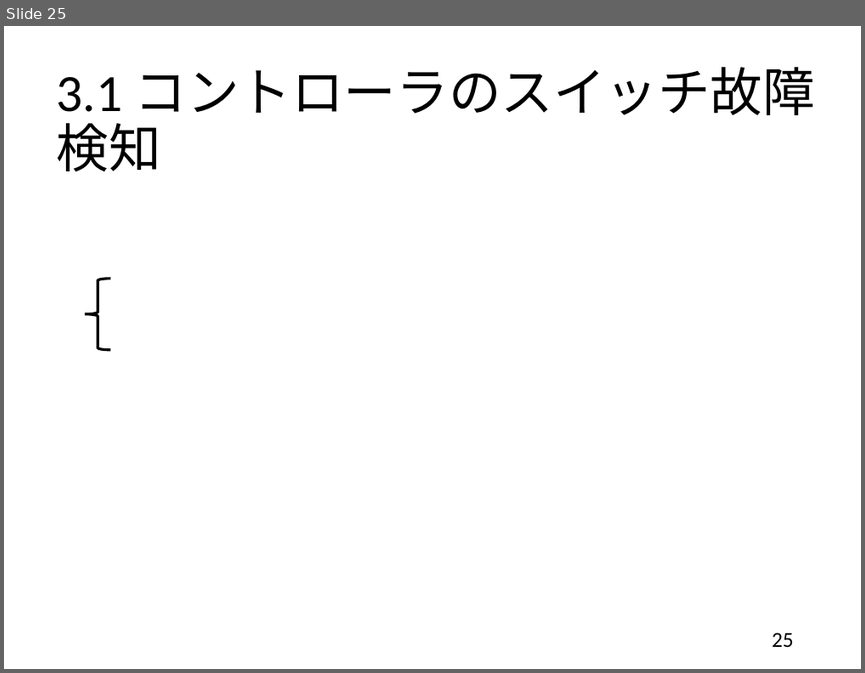
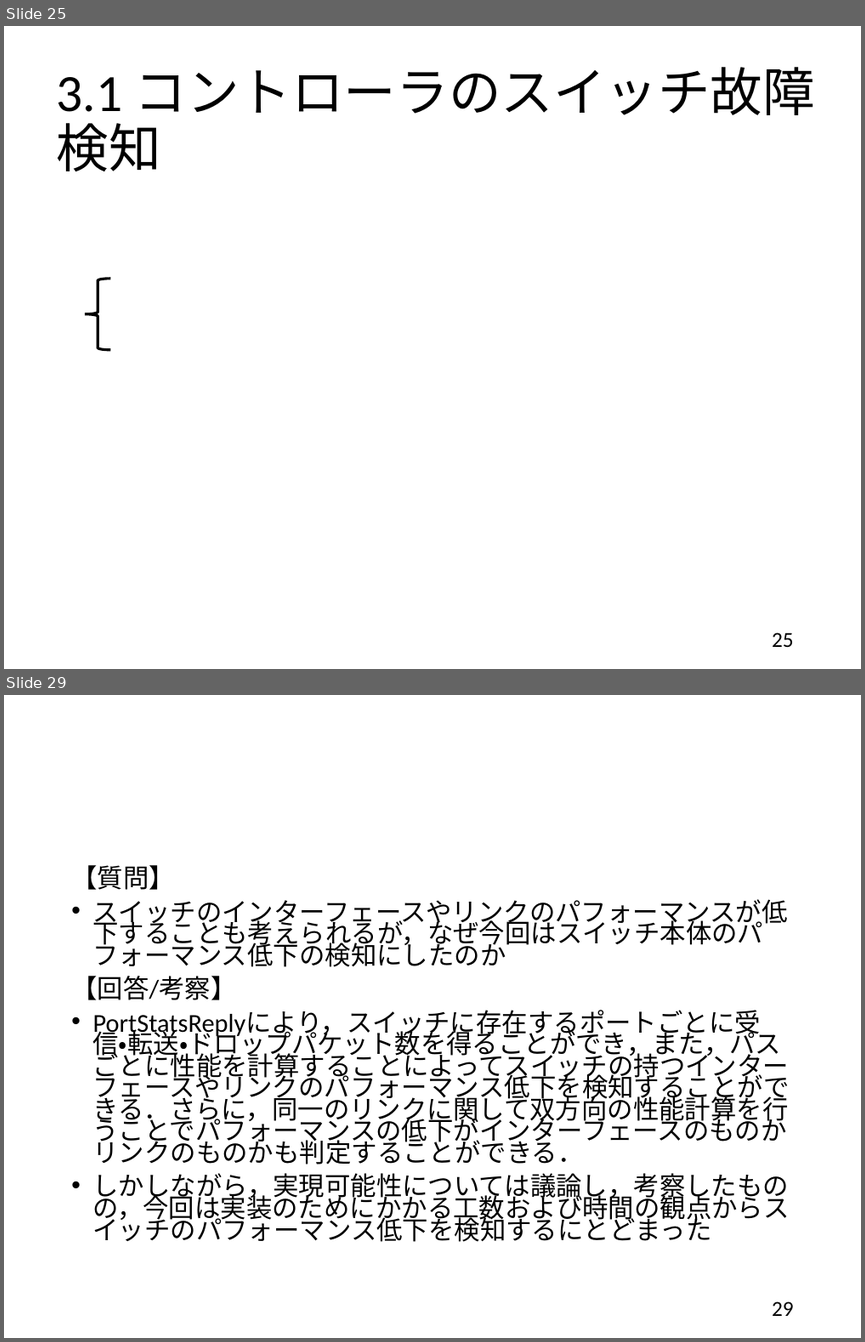
Before and after one commit to handai-trema/IaaS-amn, a slide deck: report_slide.pptx. Shown one above the other, each under a label of ours: slide 25 before the commit, slides 25 and 29 after it; the slides between them are not shown. The pictures are 865x673 and 865x1342 pixels, drawn with LibreOffice and Linux fonts; fonts in the diff are those of the drawing; grey boxes stand for pictures. Boxes give left, top, right and bottom in pixels: in the first picture for what was removed or moved away, otherwise in the second. Text is boxed around its words. In the diff, an @@ line names an element or a change of style, - is before the commit and + after.

```diff
--- a/report_slide.pptx
+++ b/report_slide.pptx
@@ slide 29 added at [4,695,861,1338], background #FFFFFF @@
@@ text added at [71,865,789,1242], 21.7 pt, text #000000 @@
+【質問】
+• スイッチのインターフェースやリンクのパフォーマンスが低下することも考えられるが，なぜ今回はスイッチ本体のパフォーマンス低下の検知にしたのか
+【回答/考察】
+• PortStatsReplyにより，スイッチに存在するポートごとに受信・転送・ドロップパケット数を得ることができ，また，パスごとに性能を計算することによってスイッチの持つインターフェースやリンクのパフォーマンス低下を検知することができる．さらに，同一のリンクに関して双方向の性能計算を行うことでパフォーマンスの低下がインターフェースのものかリンクのものかも判定することができる．
+• しかしながら，実現可能性については議論し，考察したものの，今回は実装のためにかかる工数および時間の観点からスイッチのパフォーマンス低下を検知するにとどまった
@@ page number added at [772,1301,794,1315], 18 pt, text #000000 @@
+29
```
Also in this commit, not shown: 22 slides changed, 6 other slides added, 5 slides removed.
